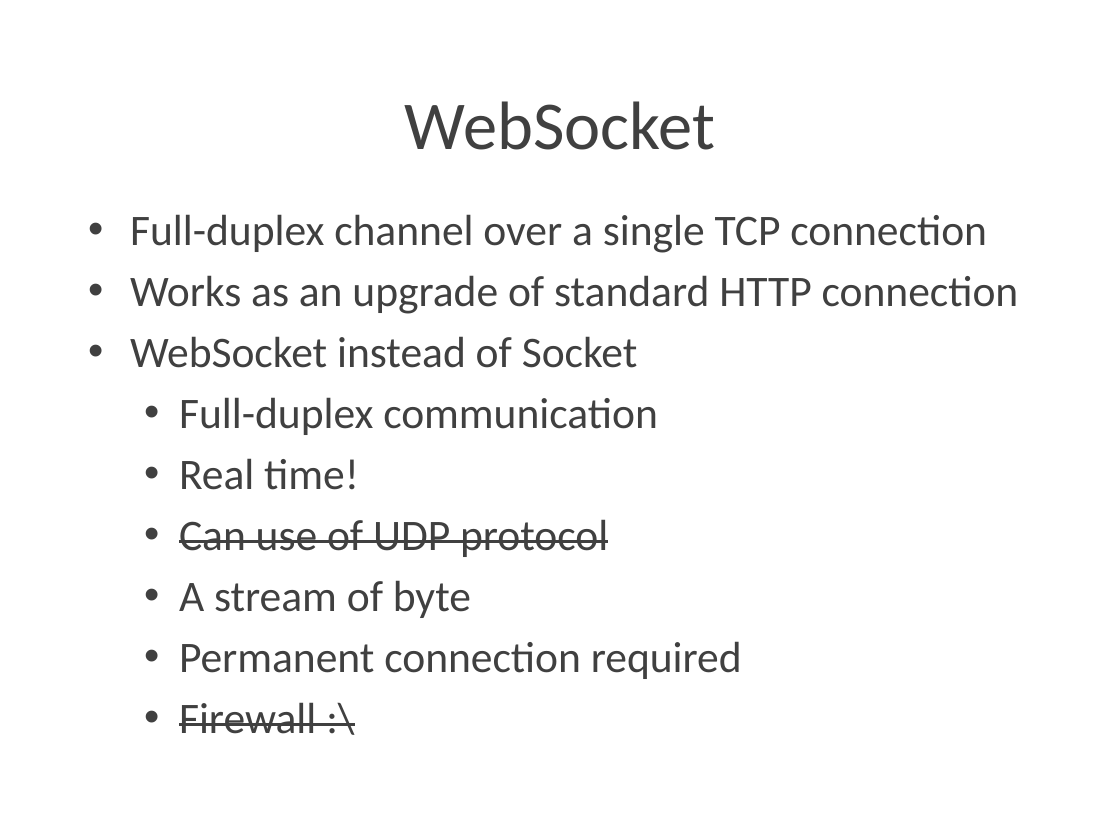
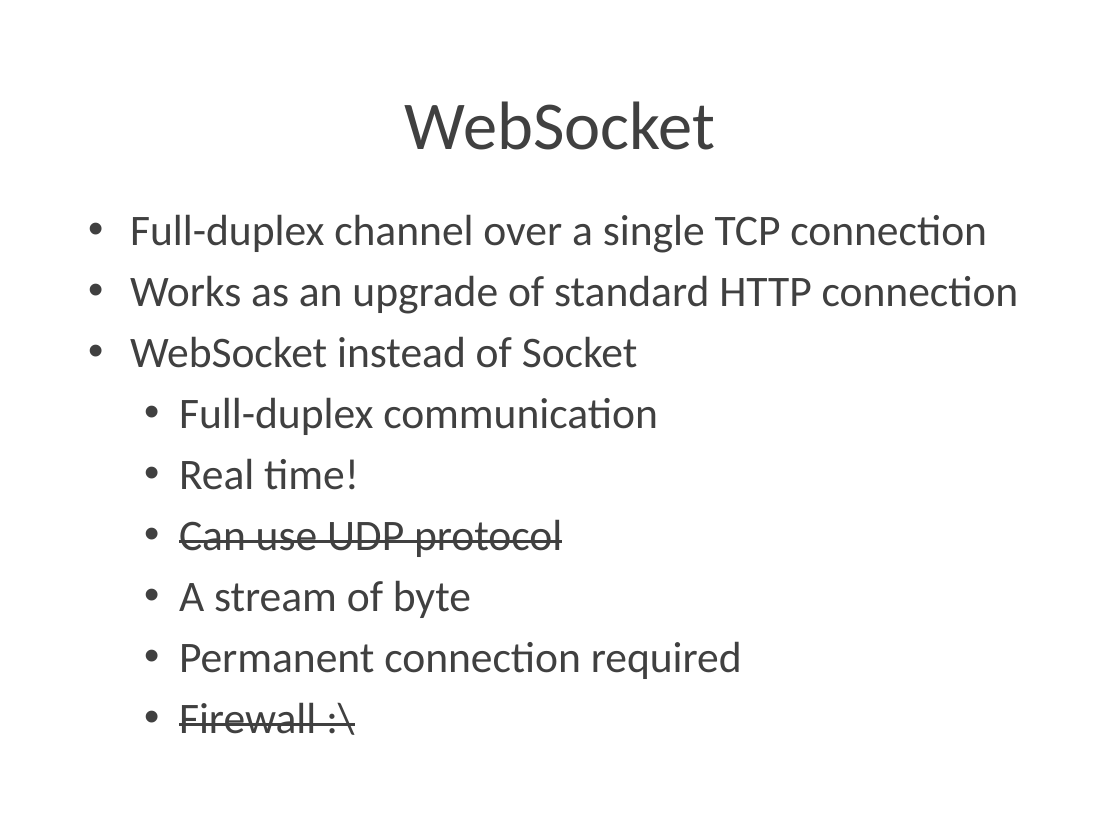
Before and after one commit to Lotti/codemotion2015, a slide deck: slide 15 of slides/slides.pptx. Drawn at 1120x840 pixels with LibreOffice and Linux fonts; fonts in the diff are those of the drawing; background and template pictures are left out. Boxes give left, top, right and bottom in pixels: in the first picture for what was removed or moved away, otherwise in the second. Text is boxed around its words. In the diff, an @@ line names an element or a change of style, - is before the commit and + after.

```diff
--- a/slides/slides.pptx
+++ b/slides/slides.pptx
@@ text at bbox=[179, 519, 562, 557]: text changed @@
-  • Can use of UDP protocol
+  • Can use UDP protocol
```
Also in this commit, not shown: 3 other slides changed.
